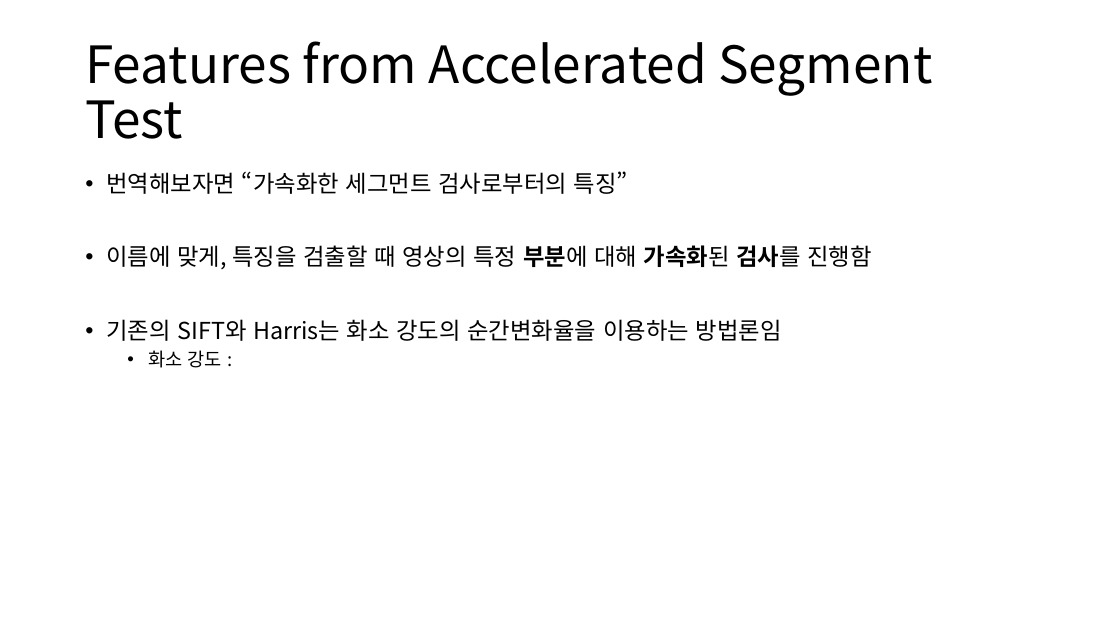
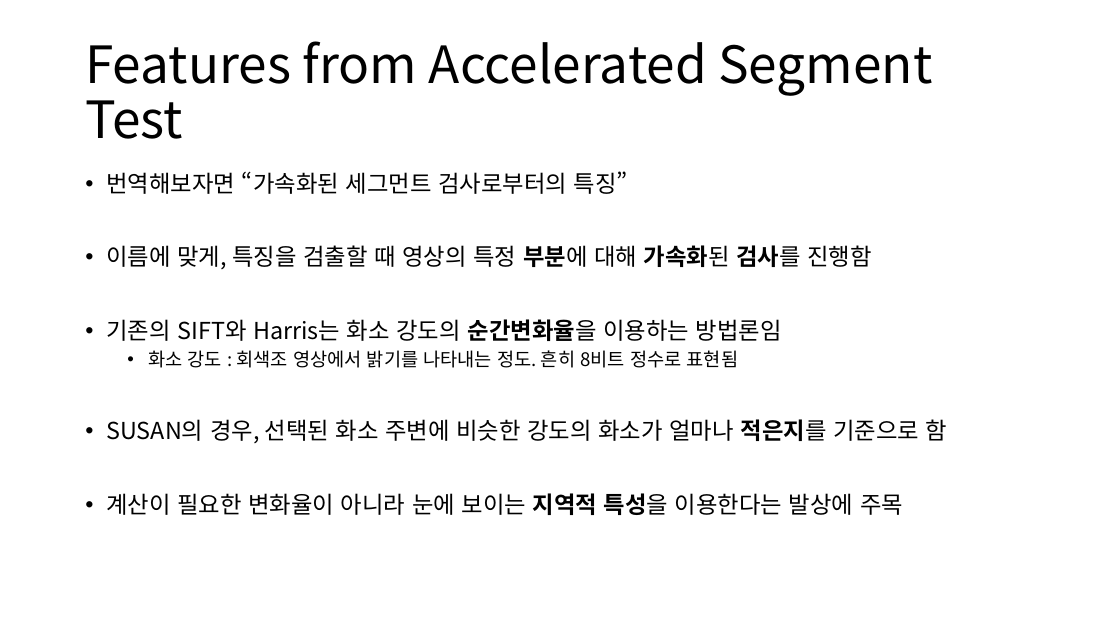
Before and after one commit to hatchling13/miscellaneous, a slide deck: slide 4 of Oriented FAST.pptx. Drawn at 1120x630 pixels with LibreOffice and Linux fonts; fonts in the diff are those of the drawing. Boxes give left, top, right and bottom in pixels: in the first picture for what was removed or moved away, otherwise in the second. Text is boxed around its words. In the diff, an @@ line names an element or a change of style, - is before the commit and + after.

```diff
--- a/Oriented FAST.pptx
+++ b/Oriented FAST.pptx
@@ text at box(106, 171, 628, 194): text changed @@
-• 번역해보자면 “가속화한 세그먼트 검사로부터의 특징”
+• 번역해보자면 “가속화된 세그먼트 검사로부터의 특징”
@@ text at box(106, 319, 782, 341): bold on in "순간변화율을" @@
@@ text at box(106, 350, 947, 515): text changed; size 16 to 20 pt @@
-  • 화소 강도 :
+  • 화소 강도 : 회색조 영상에서 밝기를 나타내는 정도. 흔히 8비트 정수로 표현됨
+• SUSAN의 경우, 선택된 화소 주변에 비슷한 강도의 화소가 얼마나 적은지를 기준으로 함
+• 계산이 필요한 변화율이 아니라 눈에 보이는 지역적 특성을 이용한다는 발상에 주목
```
Also in this commit, not shown: 3 slides added.
